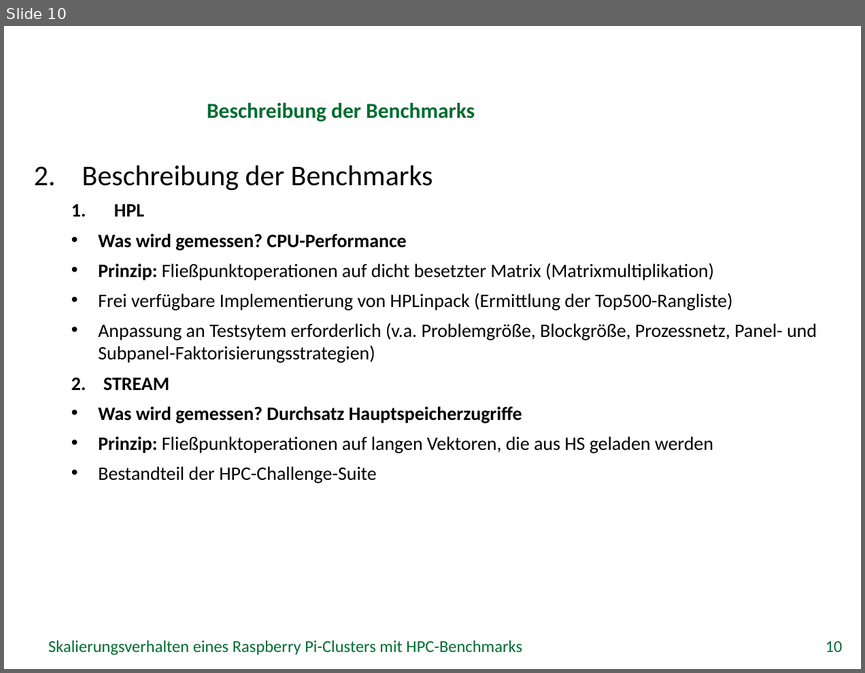
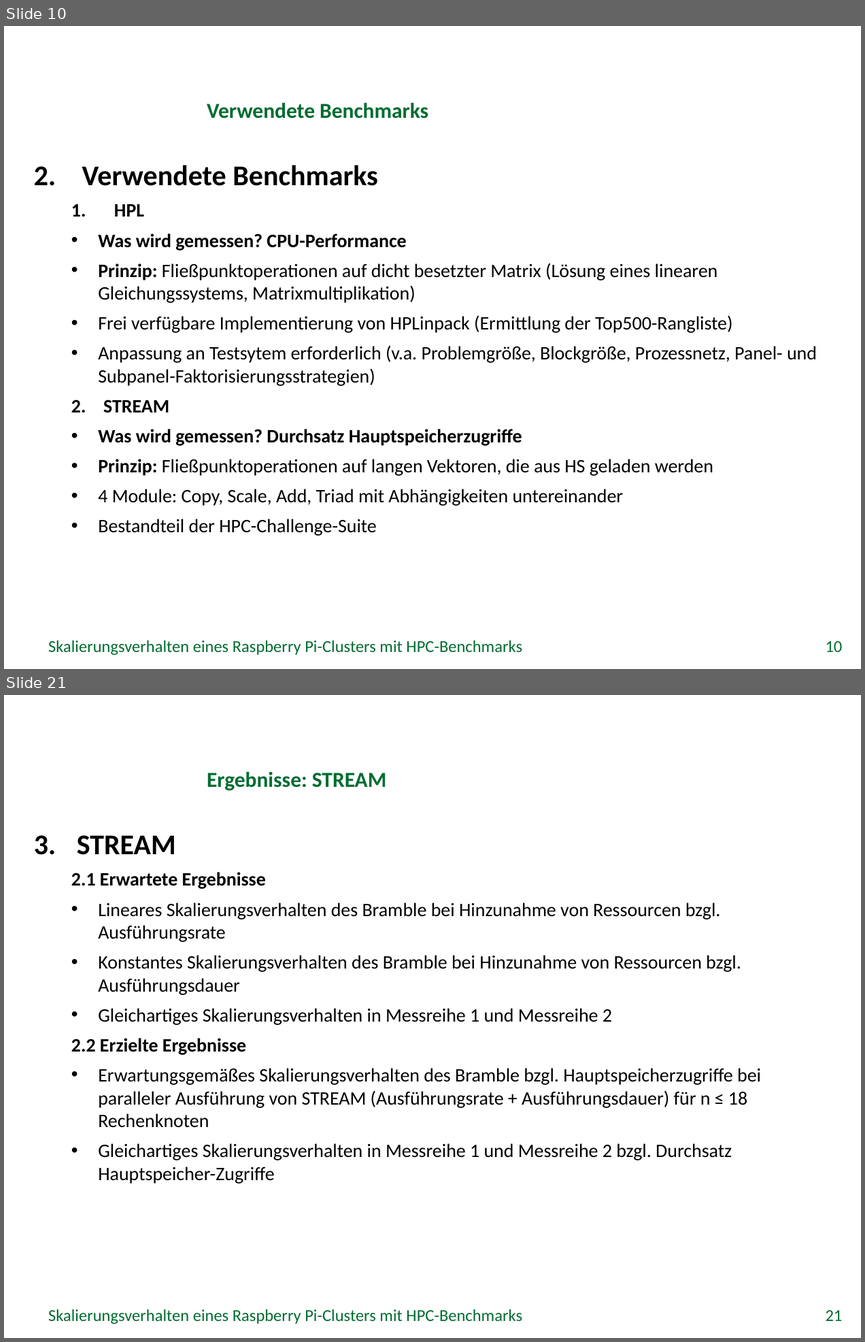
Before and after one commit to missgreenwood/bachelor-arbeit, a slide deck: Disputation/grei14.pptx. Shown one above the other, each under a label of ours: slide 10 before the commit, slides 10 and 21 after it; the slides between them are not shown. The pictures are 865x673 and 865x1342 pixels, drawn with LibreOffice and Linux fonts; fonts in the diff are those of the drawing; background and template pictures are left out. Boxes give left, top, right and bottom in pixels: in the first picture for what was removed or moved away, otherwise in the second. Text is boxed around its words. In the diff, an @@ line names an element or a change of style, - is before the commit and + after.

```diff
--- a/Disputation/grei14.pptx
+++ b/Disputation/grei14.pptx
@@ slide 21 added at bbox=[4, 695, 861, 1338], background picture (left out) @@
@@ title added at bbox=[207, 772, 386, 791], 18 pt, text #006C30, bold @@
+Ergebnisse: STREAM
@@ text added at bbox=[71, 835, 761, 1183], 16 pt, text #000000 @@
+3. STREAM
+  2.1 Erwartete Ergebnisse
+  • Lineares Skalierungsverhalten des Bramble bei Hinzunahme von Ressourcen bzgl. Ausführungsrate
+  • Konstantes Skalierungsverhalten des Bramble bei Hinzunahme von Ressourcen bzgl. Ausführungsdauer
+  • Gleichartiges Skalierungsverhalten in Messreihe 1 und Messreihe 2
+  2.2 Erzielte Ergebnisse
+  • Erwartungsgemäßes Skalierungsverhalten des Bramble bzgl. Hauptspeicherzugriffe bei paralleler Ausführung von STREAM (Ausführungsrate + Ausführungsdauer) für n ≤ 18 Rechenknoten
+  • Gleichartiges Skalierungsverhalten in Messreihe 1 und Messreihe 2 bzgl. Durchsatz Hauptspeicher-Zugriffe
@@ text added at bbox=[48, 1309, 522, 1324], 14 pt, text #006C30 @@
+Skalierungsverhalten eines Raspberry Pi-Clusters mit HPC-Benchmarks
@@ page number added at bbox=[825, 1310, 842, 1321], 14 pt, text #006C30 @@
+21
@@ slide 10 changed as well @@
@@ title at bbox=[207, 103, 428, 118]: text changed @@
-Beschreibung der Benchmarks
+Verwendete Benchmarks
@@ text at bbox=[82, 165, 378, 186]: text changed; bold on @@
-2. Beschreibung der Benchmarks
+2. Verwendete Benchmarks
@@ text at bbox=[98, 263, 718, 303]: text changed @@
-  • Prinzip: Fließpunktoperationen auf dicht besetzter Matrix (Matrixmultiplikation)
+  • Prinzip: Fließpunktoperationen auf dicht besetzter Matrix (Lösung eines linearen Gleichungssystems, Matrixmultiplikation)
@@ text at bbox=[98, 488, 623, 505]: paragraph added @@
+  • 4 Module: Copy, Scale, Add, Triad mit Abhängigkeiten untereinander
```
Also in this commit, not shown: 6 other slides changed, 13 other slides added, 1 other file.
